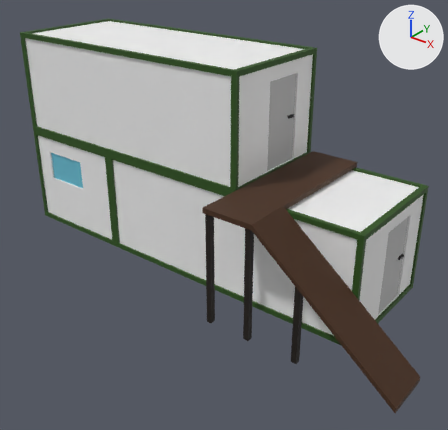
Before and after pictures for a commit that changed the glTF model assets/models/majadroid_construction_site/containers-office.glb.
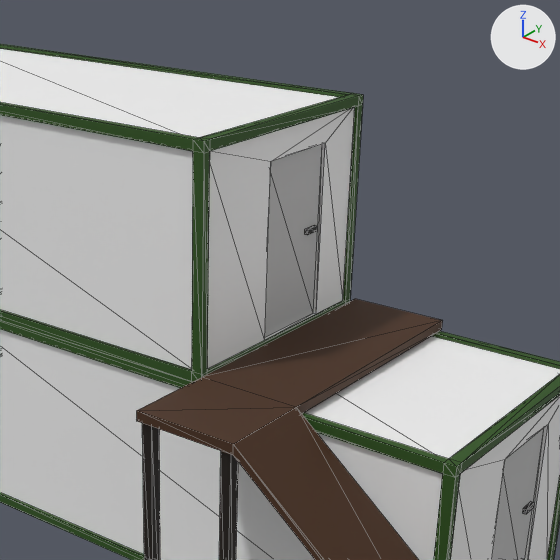
There are two pictures of each version: one whole from a 50 mm camera at (8.58, -12.46, 7.94) aimed at (-0.36, -1.28, 1.0), one close up on the part from 30% to 93% of the width and 0% to 66% of the height. Lighting does not change. The marker at upper right points along +X, +Y and +Z. The first two pictures are the older version. The close-ups show mesh edges as thin lines. Where no turn or scale is listed for an object, it has been applied to the vertices. Vertices at exactly the same position are counted once.

Names of what the first close-up shows: 'Office Container Stack'.
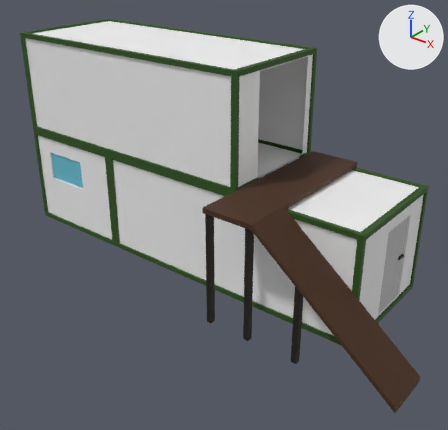
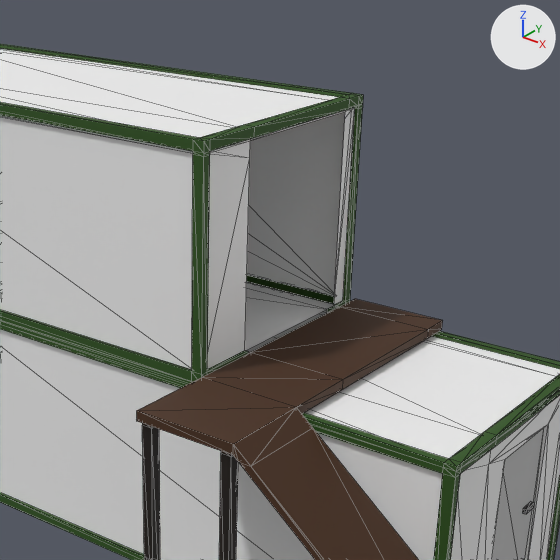
The edits, one by one:
me_cube_002 is used by ob_office_container_stack; location (-4.23, 0.56, 0.0).
me_cube_002 had 376 vertices, 712 faces and spanned x -1.5..9.95, y -4.61..3.5, z 0.0..5.2.
me_cube_002 now has 589 vertices, 1125 faces and spans x -1.5..9.95, y -4.61..3.5, z 0.0..5.2.
me_cube_002 part 1: the loose piece of 8 vertices spanning x 5.41..5.46, y -1.47..-1.27, z 3.76..3.82 is deleted.
me_cube_002 part 2: 1 vertex moved from x 5.46, y -1.2, z 2.72 to x 5.46, y -0.81, z 2.72; 7 vertices removed from x 5.41..5.46, y -2.27..-1.2, z 2.72..4.76; 228 vertices added at x -1.5..8.5, y -4.61..3.5, z 0.0..5.2.

Changed parts and their boxes [x1, y1, x2, y2] in the close-ups (560 x 560 px):
part 1 of me_cube_002, deleted
    before: [305, 225, 318, 235]
part 2 of me_cube_002, cut back
    before: [207, 107, 355, 369]
    after: [0, 49, 560, 560]
